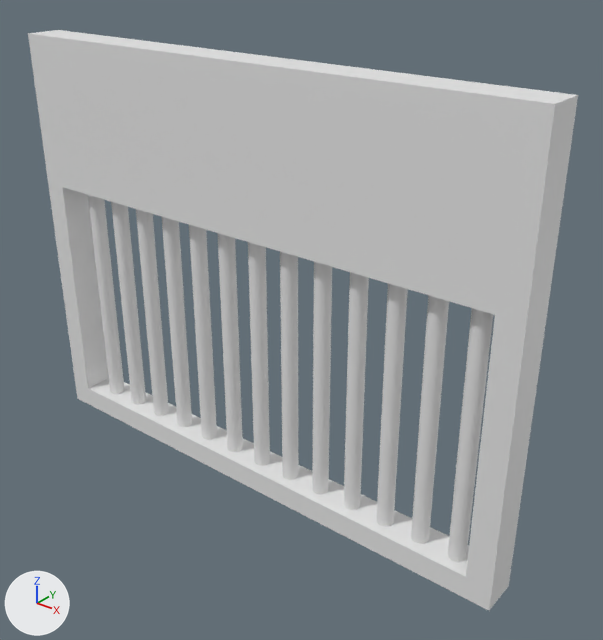
What one commit did to the FBX model P3 Videospelletje/P3 Schpiel/Assets/Maurits/MhModels/MH_JailWall.fbx.
Before and after are seen from a camera (50 mm lens) standing at (2.63, -2.89, 2.88) and looking at (0.23, 0.11, 1.02). The axes (+X, +Y, +Z) are drawn at lower left. The lights are the same throughout.

The first picture shows 'MH_JailWall'.
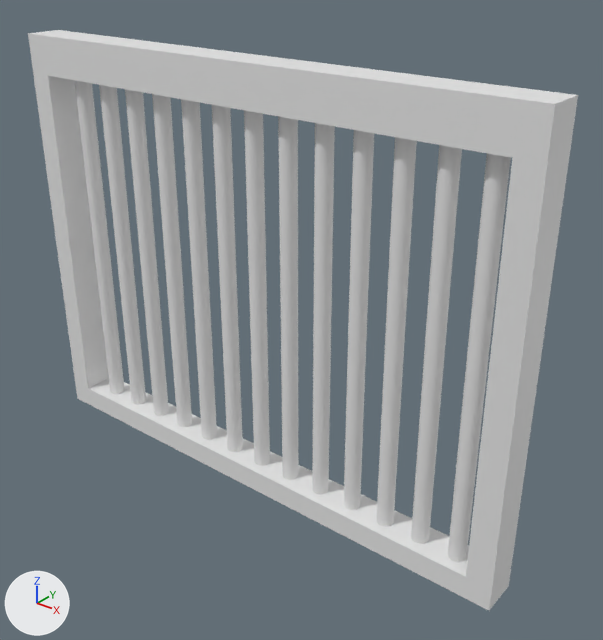
Location of each change, (x1, y1, x2, y2) in pixels of the pictures (603 x 640 px; the box of a moved part takes in the faces that stretch with it):
part 1 of me_cube_001, moved or reshaped
    both: (46, 73, 515, 345)

The change in detail:
me_cube_001 has 276 vertices, 146 faces and spans x -1.5..1.5, y -0.1..0.1, z 0.0..2.3.
me_cube_001 is used by ob_mh_jailwall; location (0.0, 0.0, 0.0).
me_cube_001 part 1: all 134 vertices in x -1.37..1.37, y -0.1..0.1, z 1.47 are moved by (0.0, 0.0, 0.63).
